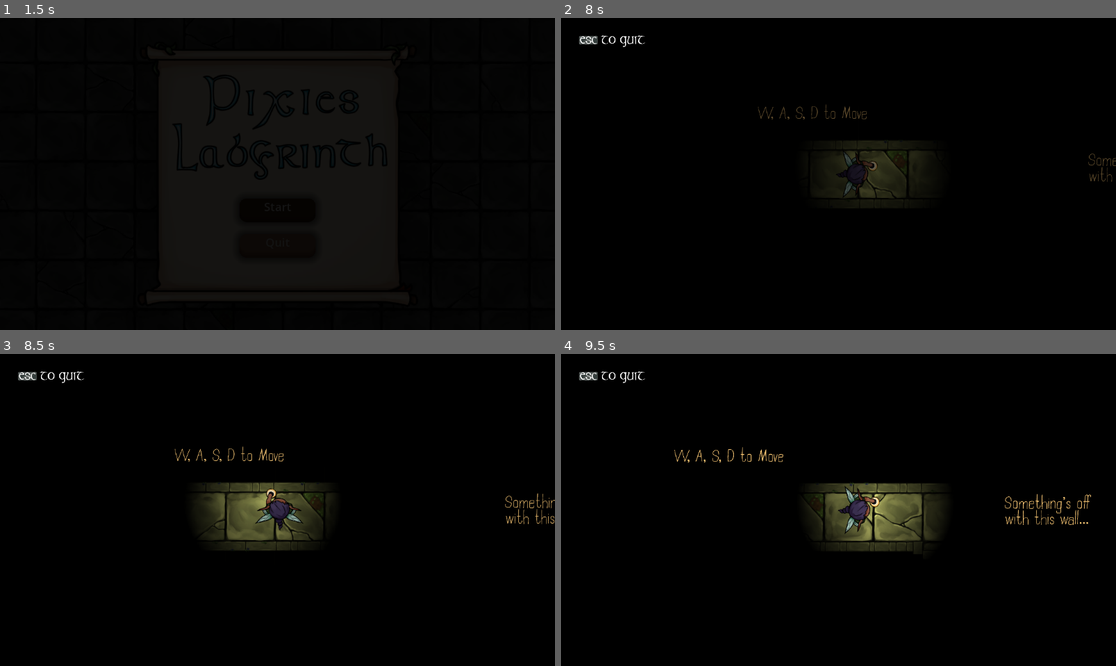
Above: before the commit, frames 1-4 (two rows, left to right).
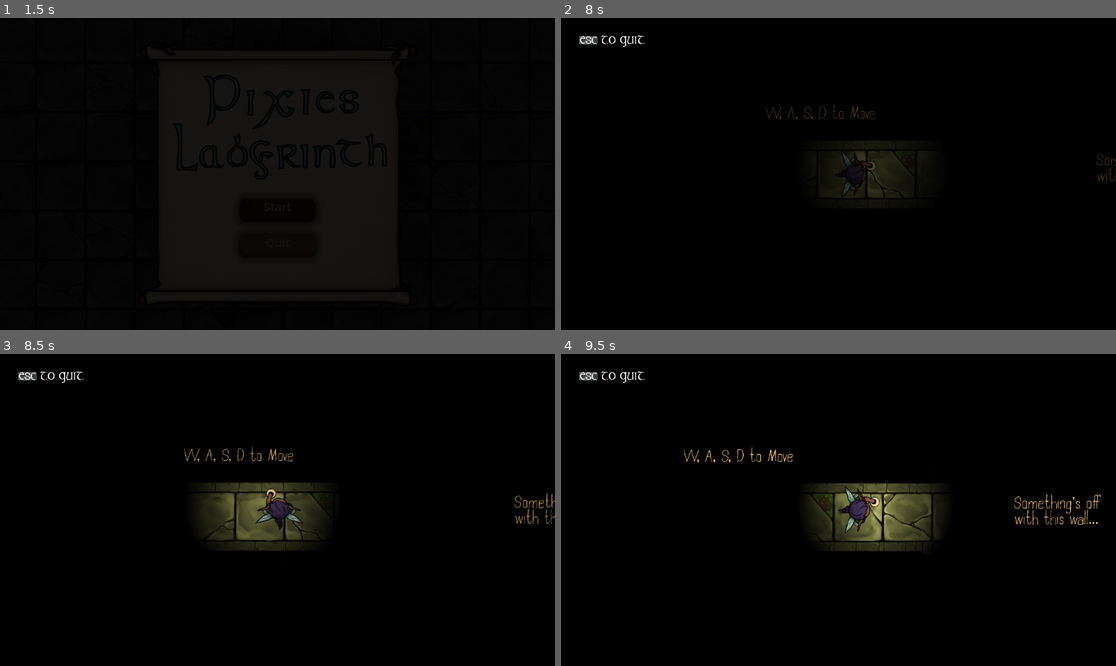
Above: after the commit, the same moments.

Repository: ajitrskul/Chillennium-Game-Jam-2025
Game: Godot game, scene res://scenes/main_menu.tscn
Same seed, same stepped clock (60 frames per second), same inputs: the game is played once before the commit and once after it. Video files are missing from this copy of the repository; at most half a second of black plays in their place.
Inputs:
- Up to frame 1 (1.5 s): click "Start" at 0.5 s; click "Start" at 1.25 s
- Up to frame 2 (8 s): hold D (move_right) 2.03-2.78 s; hold F (interact) 2.03-2.78 s; hold S (move_down) 2.78-3.53 s; tap F (interact) at 2.85, 4.55, 5.3, 5.85, 7.55 s; hold D (move_right) 3.53-4.28 s; hold F (interact) 3.53-4.28 s; tap 3 (swap_blue) at 3.6, 7.35 s; hold W (move_up) 4.28-5.03 s; tap 2 (swap_red) at 4.35 s; hold 1 (swap_yellow) 5.03-5.78 s; hold A (move_left) 5.03-6.53 s; tap Escape (leave_game) at 5.65 s; tap Enter at 6.5 s; hold S (move_down) 6.53-7.28 s; hold F (interact) 6.53-7.28 s; hold D (move_right) from 7.28 s (still down)
- Up to frame 3 (8.5 s): release D (move_right) at 8.03 s; hold W (move_up) from 8.03 s (still down); hold F (interact) from 8.03 s (still down); tap 2 (swap_red) at 8.1 s
- Up to frame 4 (9.5 s): release W (move_up) at 8.78 s; release F (interact) at 8.78 s; hold D (move_right) from 8.78 s (still down); tap 1 (swap_yellow) at 8.85 s; tap F (interact) at 9.05 s

Frame 1 is identical in both runs. In frame 2, 0.6% of the frame differs, in the area x 35-100%, y 27-58%; in frame 3, 1.3%; in frame 4, 1.9%, in the area x 20-98%, y 29-64%.

Commit message:
bug fixes

Diff:
--- a/chillennium-2025/scenes/blue_lantern.tscn
+++ b/chillennium-2025/scenes/blue_lantern.tscn
@@ -17,6 +17,9 @@
 height = 256
 fill = 1
 fill_from = Vector2(0.5, 0.5)
+
+[sub_resource type="CanvasItemMaterial" id="CanvasItemMaterial_gmf31"]
+light_mode = 1
 
 [sub_resource type="CircleShape2D" id="CircleShape2D_ykn6d"]
 radius = 23.0
@@ -112,8 +115,7 @@
 script = ExtResource("1_a2fvm")
 
 [node name="PointLight2D" type="PointLight2D" parent="."]
-modulate = Color(0.362829, 0.362829, 0.362829, 1)
-light_mask = 7
+light_mask = 4
 color = Color(0.286275, 0.713726, 1, 1)
 energy = 10.0
 range_item_cull_mask = 4
@@ -122,8 +124,8 @@
 texture_scale = 4.0
 
 [node name="Sprite2D" type="Sprite2D" parent="."]
-modulate = Color(0.374139, 0.374139, 0.374139, 1)
-light_mask = 2
+light_mask = 4
+material = SubResource("CanvasItemMaterial_gmf31")
 texture = ExtResource("2_2ea7c")
 
 [node name="CollisionShape2D" type="CollisionShape2D" parent="."]
--- a/chillennium-2025/scenes/enemy_0.tscn
+++ b/chillennium-2025/scenes/enemy_0.tscn
@@ -58,6 +58,7 @@
 script = ExtResource("1_npkwg")
 
 [node name="AnimatedSprite2D" type="AnimatedSprite2D" parent="."]
+modulate = Color(0.337255, 0.337255, 0.337255, 1)
 material = SubResource("CanvasItemMaterial_3yr6j")
 sprite_frames = SubResource("SpriteFrames_ccugm")
 animation = &"new_animation"
--- /dev/null
+++ b/chillennium-2025/scenes/goodbye_scene.gd
@@ -0,0 +1,6 @@
+extends Control
+
+@onready var timer: Timer = $Timer
+
+func _on_timer_timeout() -> void:
+	get_tree().change_scene_to_file("res://scenes/main_menu.tscn")
--- /dev/null
+++ b/chillennium-2025/scenes/introcutscene.tscn
@@ -0,0 +1,25 @@
+[gd_scene load_steps=3 format=3 uid="uid://dsmieecy0jx8f"]
+
+[ext_resource type="Script" path="res://scripts/cutscene.gd" id="1_opqsx"]
+[ext_resource type="VideoStream" path="res://assets/CutScene1FIxed.ogv" id="2_wfhqj"]
+
+[node name="IntroCutscene" type="Control"]
+layout_mode = 3
+anchors_preset = 15
+anchor_right = 1.0
+anchor_bottom = 1.0
+grow_horizontal = 2
+grow_vertical = 2
+script = ExtResource("1_opqsx")
+
+[node name="VideoStreamPlayer" type="VideoStreamPlayer" parent="."]
+layout_mode = 1
+anchors_preset = 15
+anchor_right = 1.0
+anchor_bottom = 1.0
+grow_horizontal = 2
+grow_vertical = 2
+stream = ExtResource("2_wfhqj")
+autoplay = true
+
+[connection signal="finished" from="VideoStreamPlayer" to="." method="_on_video_stream_player_finished"]
--- a/chillennium-2025/scenes/level-1.tscn
+++ b/chillennium-2025/scenes/level-1.tscn
@@ -1,11 +1,11 @@
 [gd_scene load_steps=34 format=4 uid="uid://bwjy0h7lywjh6"]
 
-[ext_resource type="Script" path="res://scripts/level-1.gd" id="1_e7dio"]
+[ext_resource type="Script" path="res://scripts/level-3.gd" id="1_e7dio"]
 [ext_resource type="Texture2D" uid="uid://dvntudxnr08o6" path="res://assets/sprites/FloorTiles.png" id="2_5sern"]
 [ext_resource type="Texture2D" uid="uid://dtb45gujtu08e" path="res://assets/sprites/WallTiles.png" id="3_cog8o"]
 [ext_resource type="Texture2D" uid="uid://c2uvsbehie7ke" path="res://assets/sprites/merged-tile-map.png" id="4_gb8ho"]
 [ext_resource type="PackedScene" uid="uid://bv8nsb38u7kpf" path="res://scenes/player.tscn" id="5_cknda"]
-[ext_resource type="PackedScene" path="res://scenes/red_lantern.tscn" id="6_gqbi5"]
+[ext_resource type="PackedScene" uid="uid://dk8f8cbhbmc8c" path="res://scenes/red_lantern.tscn" id="6_gqbi5"]
 [ext_resource type="PackedScene" uid="uid://dytuyj8ltplvb" path="res://scenes/campfire.tscn" id="7_1p17b"]
 [ext_resource type="PackedScene" uid="uid://dvh5xam4e5wv" path="res://scenes/enemy_0.tscn" id="8_fua7d"]
 [ext_resource type="AudioStream" uid="uid://psa17fkeo4dv" path="res://assets/music/LabryinthAmbient.wav" id="9_aduvu"]
--- a/chillennium-2025/scenes/level-2.tscn
+++ b/chillennium-2025/scenes/level-2.tscn
@@ -1,6 +1,6 @@
 [gd_scene load_steps=53 format=4 uid="uid://duxkn8ff8gtjm"]
 
-[ext_resource type="Script" path="res://scripts/level-1.gd" id="1_e7dio"]
+[ext_resource type="Script" path="res://scripts/level-3.gd" id="1_e7dio"]
 [ext_resource type="Texture2D" uid="uid://dvntudxnr08o6" path="res://assets/sprites/FloorTiles.png" id="2_5sern"]
 [ext_resource type="Texture2D" uid="uid://dtb45gujtu08e" path="res://assets/sprites/WallTiles.png" id="3_cog8o"]
 [ext_resource type="Texture2D" uid="uid://c2uvsbehie7ke" path="res://assets/sprites/merged-tile-map.png" id="4_gb8ho"]
@@ -3482,6 +3482,7 @@
 [node name="DirectionalLight2D" type="DirectionalLight2D" parent="."]
 light_mask = 7
 position = Vector2(-138, -42)
+blend_mode = 1
 
 [node name="Label" type="Label" parent="."]
 offset_left = -10065.8
--- a/chillennium-2025/scenes/level-3.tscn
+++ b/chillennium-2025/scenes/level-3.tscn
@@ -1,6 +1,6 @@
 [gd_scene load_steps=62 format=4 uid="uid://bo8x6j0peph11"]
 
-[ext_resource type="Script" path="res://scripts/level-1.gd" id="1_v2ru8"]
+[ext_resource type="Script" path="res://scripts/level-3.gd" id="1_v2ru8"]
 [ext_resource type="Texture2D" uid="uid://dvntudxnr08o6" path="res://assets/sprites/FloorTiles.png" id="2_ub5bl"]
 [ext_resource type="Texture2D" uid="uid://dtb45gujtu08e" path="res://assets/sprites/WallTiles.png" id="3_x41aa"]
 [ext_resource type="Texture2D" uid="uid://c2uvsbehie7ke" path="res://assets/sprites/merged-tile-map.png" id="4_jl3cy"]
--- a/chillennium-2025/scripts/level-1.gd
+++ /dev/null
@@ -1,11 +0,0 @@
-extends Node2D
-
-
-# Called when the node enters the scene tree for the first time.
-func _ready() -> void:
-	pass # Replace with function body.
-
-
-# Called every frame. 'delta' is the elapsed time since the previous frame.
-func _process(_delta: float) -> void:
-	pass
--- /dev/null
+++ b/chillennium-2025/scripts/level-3.gd
@@ -0,0 +1,31 @@
+extends Node2D
+
+
+
+var inputCache = [0, 0, 0]
+
+var rightAnswer = [3, 1, 2]
+
+func puzzle(switchName: String) -> void:
+	print(switchName)
+	for i in range(3):
+		if inputCache[i] == 0:
+			if switchName == "Switch":
+				inputCache[i] = 1
+			elif switchName == "Switch2":
+				inputCache[i] = 2
+			elif switchName == "Switch3":
+				inputCache[i] = 3
+			if i == 2:
+				checkPuzzle()
+			break
+
+func checkPuzzle() -> void:
+	for i in range(3):
+		if inputCache[i] != rightAnswer[i]:
+			inputCache = [0, 0, 0]
+			$Switch.switchVal = false
+			$Switch2.switchVal = false
+			$Switch3.switchVal = false
+			return
+	$MoveableWall.open()
--- a/chillennium-2025/scripts/main_menu.gd
+++ b/chillennium-2025/scripts/main_menu.gd
@@ -8,7 +8,7 @@
 
 
 func _on_start_button_pressed() -> void:
-	SceneChanger.change_scene("res://scenes/level-1.tscn")
+	SceneChanger.change_scene("res://scenes/introcutscene.tscn")
 
 
 
--- a/chillennium-2025/scripts/switch.gd
+++ b/chillennium-2025/scripts/switch.gd
@@ -2,16 +2,22 @@
 
 @export var toObject: String = ""
 @export_enum("Door", "Puzzle") var switchType: String
+@onready var sprite_2d: Sprite2D = $Sprite2D
 
 var switchVal: bool = false
 
 func _ready() -> void:
 	switchVal = false
 
+func _process(delta: float) -> void:
+	if switchVal == false and sprite_2d.flip_h == true:
+		sprite_2d.flip_h = false
+
 func _input(event: InputEvent) -> void:
 	if Input.is_action_pressed("interact") and (get_parent().get_node("Player").position - position).length() < 350:
 		switchVal = true
+		sprite_2d.flip_h = true
 		if switchType == "Door":
 			get_parent().get_node(toObject).open()
 		elif switchType == "Puzzle":
-			get_parent().get_node(toObject).puzzle(name) # CHECK IF THIS CODE WORKS THIS IS ONLY THEORETICAL.
+			get_parent().puzzle(name) # CHECK IF THIS CODE WORKS THIS IS ONLY THEORETICAL.
Not shown: 1 places in chillennium-2025/scenes/blue_lantern.tscn that only renumber resources
Not shown: 1 places in chillennium-2025/scenes/level-2.tscn that only renumber resources
Not shown: 1 places in chillennium-2025/scenes/red_lantern.tscn that only renumber resources
Not shown, changed: chillennium-2025/assets/CutScene1FIxed.ogv
